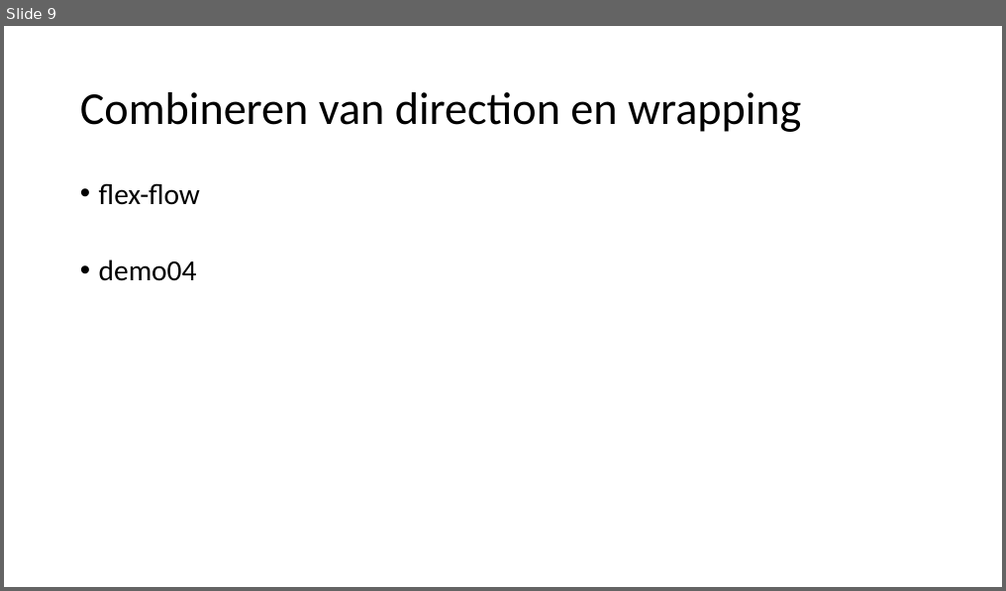
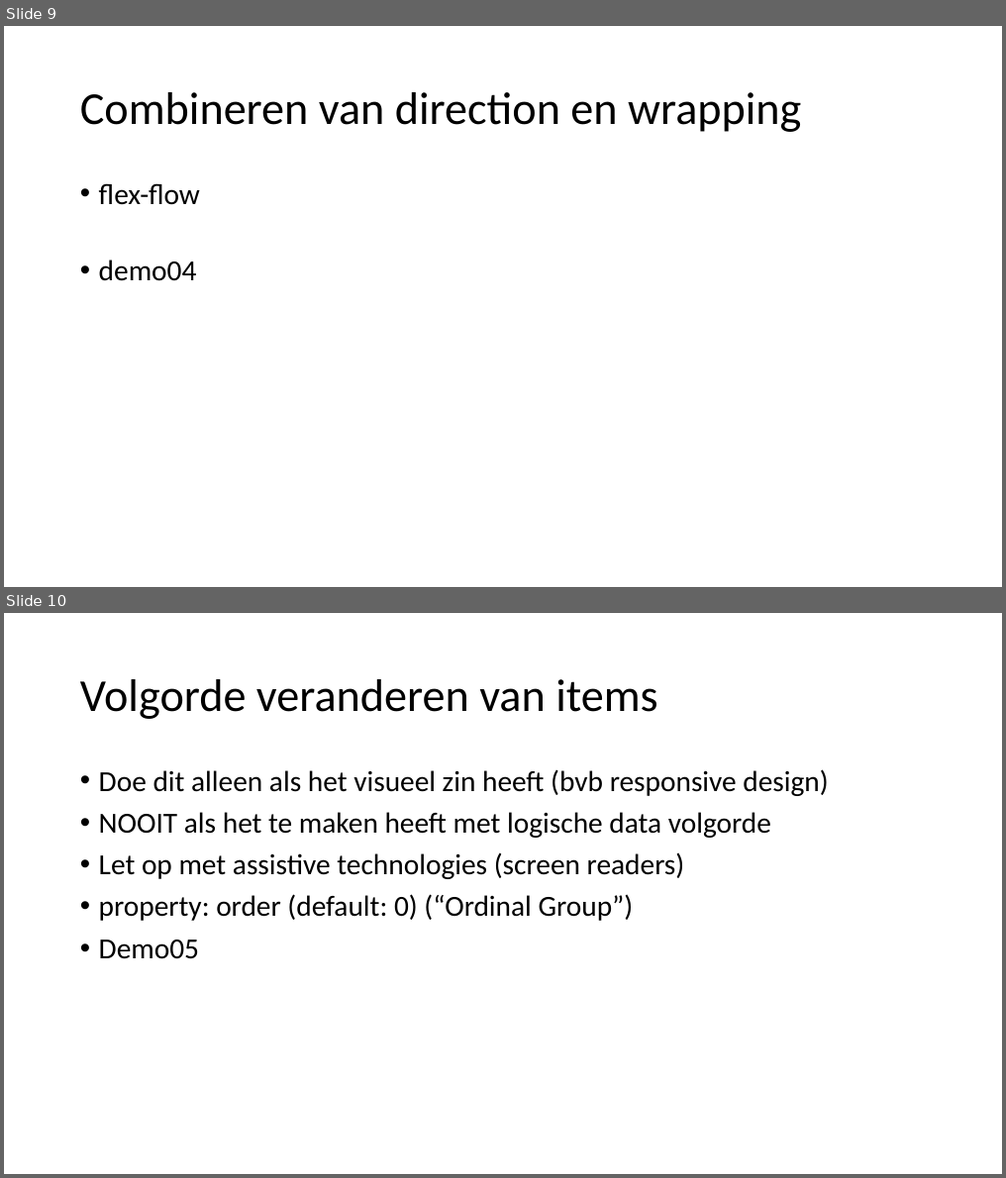
Before and after one commit to krishermans/flexgridcss, a slide deck: slides/FlexLayout.pptx. Shown one above the other, each under a label of ours: slide 9 before the commit, slides 9 and 10 after it. The pictures are 1006x591 and 1006x1178 pixels, drawn with LibreOffice and Linux fonts; fonts in the diff are those of the drawing. Boxes give left, top, right and bottom in pixels: in the first picture for what was removed or moved away, otherwise in the second. Text is boxed around its words. In the diff, an @@ line names an element or a change of style, - is before the commit and + after.

```diff
--- a/slides/FlexLayout.pptx
+++ b/slides/FlexLayout.pptx
@@ slide 10 added at (x1=4, y1=613, x2=1002, y2=1174), background #FFFFFF @@
@@ title added at (x1=80, y1=679, x2=657, y2=719), 44 pt, text #000000 @@
+Volgorde veranderen van items
@@ text added at (x1=99, y1=769, x2=828, y2=959), 28 pt, text #000000 @@
+• Doe dit alleen als het visueel zin heeft (bvb responsive design)
+• NOOIT als het te maken heeft met logische data volgorde
+• Let op met assistive technologies (screen readers)
+• property: order (default: 0) (“Ordinal Group”)
+• Demo05
```
Also in this commit, not shown: 2 other slides added, 8 other files.
